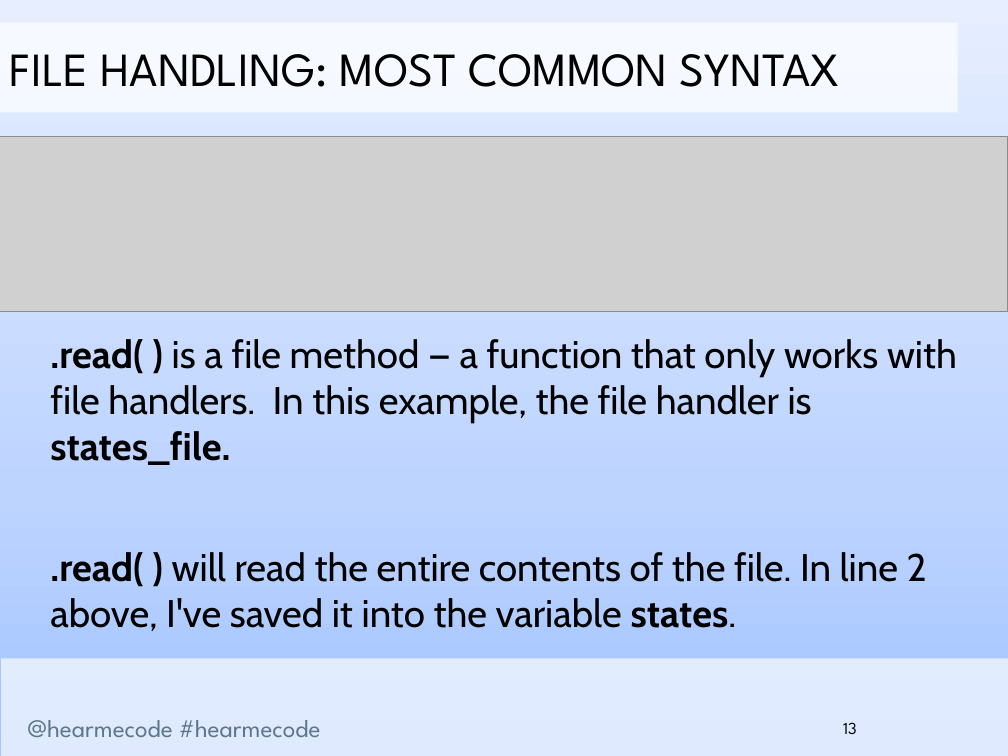
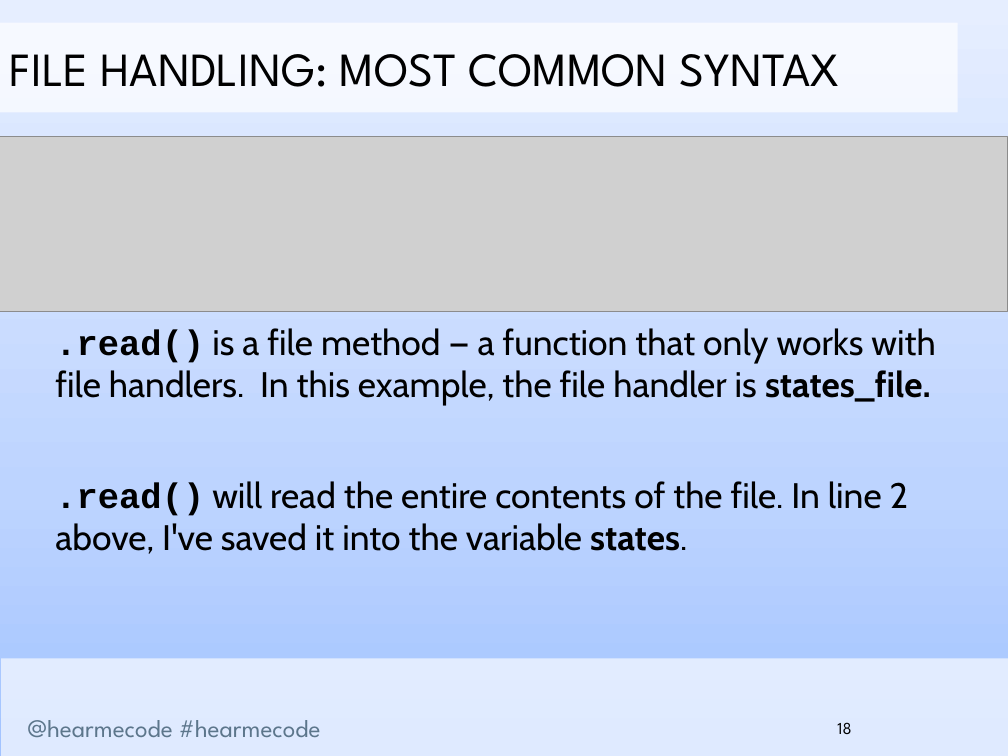
Before and after one commit to hearmecode/slides, a slide deck: slide 18 of Lesson 3/Hear Me Code - File Handling and Dictionaries.pptx (slide 13 before the commit). Drawn at 1008x756 pixels with LibreOffice and Linux fonts; fonts in the diff are those of the drawing; grey boxes stand for pictures; background and template pictures are left out. Boxes give left, top, right and bottom in pixels: in the first picture for what was removed or moved away, otherwise in the second. Text is boxed around its words. In the diff, an @@ line names an element or a change of style, - is before the commit and + after.

```diff
--- a/Lesson 3/Hear Me Code - File Handling and Dictionaries.pptx
+++ b/Lesson 3/Hear Me Code - File Handling and Dictionaries.pptx
@@ text at [55,328,935,554]: text changed; size 27.5 to 25.3 pt @@
-.read( ) is a file method — a function that only works with file handlers. In this example, the file handler is states_file.
-.read( ) will read the entire contents of the file. In line 2 above, I've saved it into the variable states.
+.read() is a file method — a function that only works with file handlers. In this example, the file handler is states_file.
+.read() will read the entire contents of the file. In line 2 above, I've saved it into the variable states.
@@ page number at [837,722,851,734]: text changed @@
-13
+18
```
Also in this commit, not shown: 35 other slides changed, 28 slides added, 6 slides removed, 3 other files.
